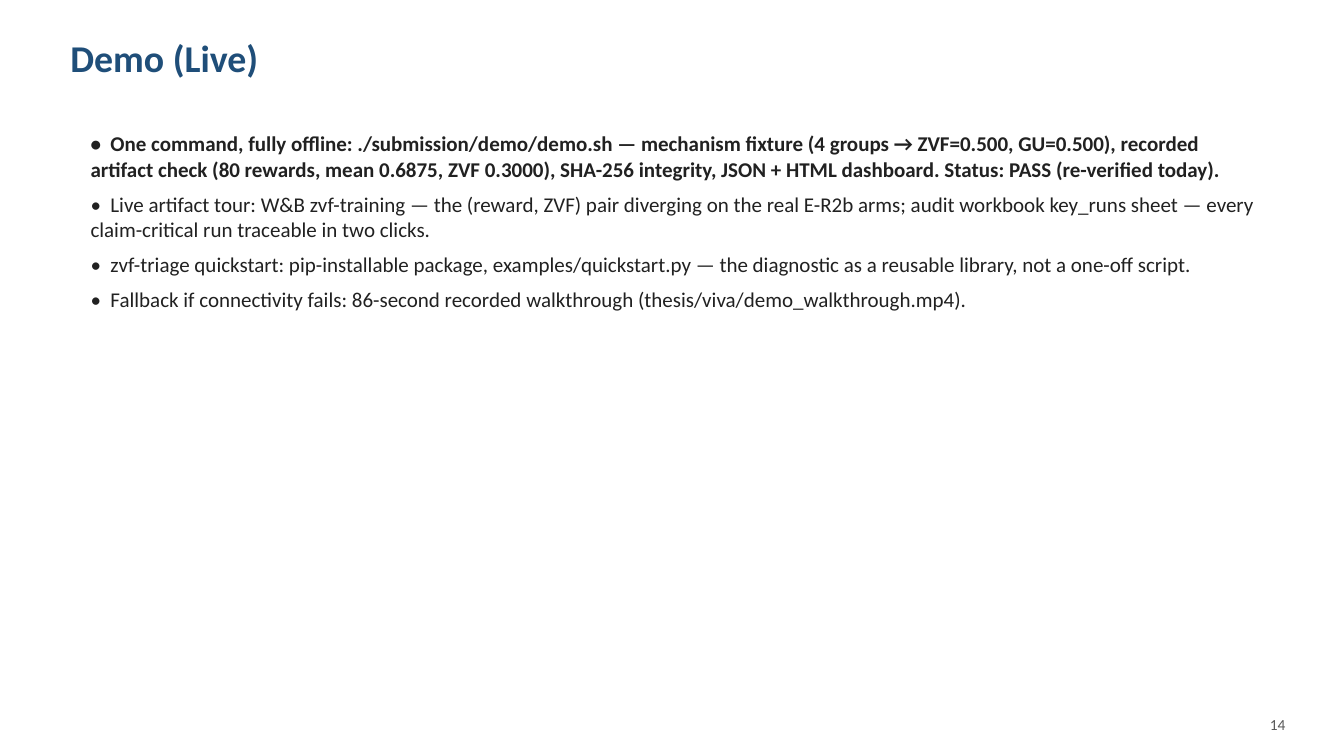
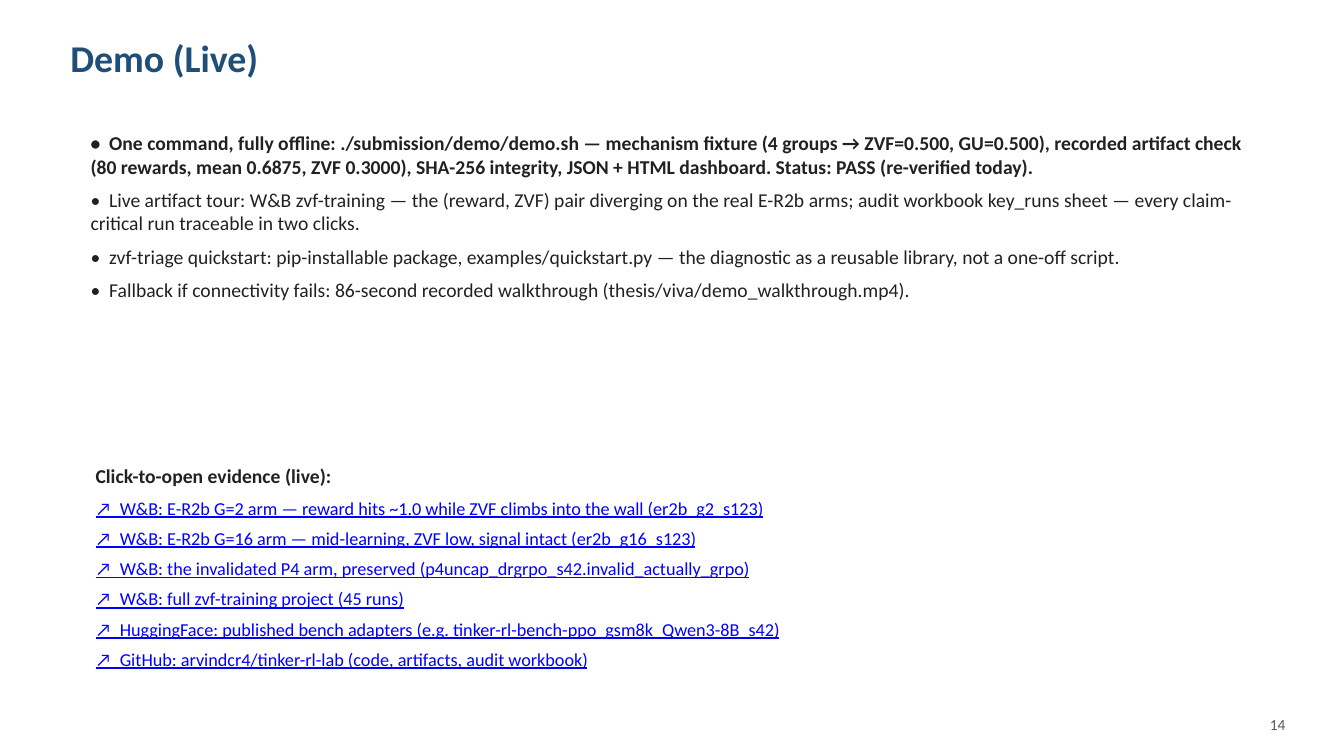
Before and after one commit to arvindcr4/tinker-rl-lab, a slide deck: slide 15 of outputs/PESU_MTech_Phase1_Session1_Review_ArvindCR.pptx. Drawn at 1344x756 pixels with LibreOffice and Linux fonts; fonts in the diff are those of the drawing. Boxes give left, top, right and bottom in pixels: in the first picture for what was removed or moved away, otherwise in the second. Text is boxed around its words. In the diff, an @@ line names an element or a change of style, - is before the commit and + after.

Commit message:
feat(deck): clickable evidence links on the Demo slide + linked closing slide
Six click-to-open links (real URLs, verified against the live W&B API):
the E-R2b G=2 and G=16 headline arms, the preserved invalidated P4 run,
the full zvf-training project, the public HF bench adapter
(tinker-rl-bench-ppo_gsm8k_Qwen3-8B_s42), and the GitHub repo. Closing
slide repo link is now a hyperlink too.

```diff
--- a/outputs/PESU_MTech_Phase1_Session1_Review_ArvindCR.pptx
+++ b/outputs/PESU_MTech_Phase1_Session1_Review_ArvindCR.pptx
@@ text "• One command, fully offline: ..." at (x1=91, y1=135, x2=1241, y2=301): size 15 to 14 pt @@
@@ text added at (x1=96, y1=468, x2=780, y2=669), 13 pt, text #0000FF, underline @@
+Click-to-open evidence (live):
+↗ W&B: E-R2b G=2 arm — reward hits ~1.0 while ZVF climbs into the wall (er2b_g2_s123)
+↗ W&B: E-R2b G=16 arm — mid-learning, ZVF low, signal intact (er2b_g16_s123)
+↗ W&B: the invalidated P4 arm, preserved (p4uncap_drgrpo_s42.invalid_actually_grpo)
+↗ W&B: full zvf-training project (45 runs)
+↗ HuggingFace: published bench adapters (e.g. tinker-rl-bench-ppo_gsm8k_Qwen3-8B_s42)
+↗ GitHub: arvindcr4/tinker-rl-lab (code, artifacts, audit workbook)
```
Also in this commit, not shown: 1 other slide changed, 1 other file.
